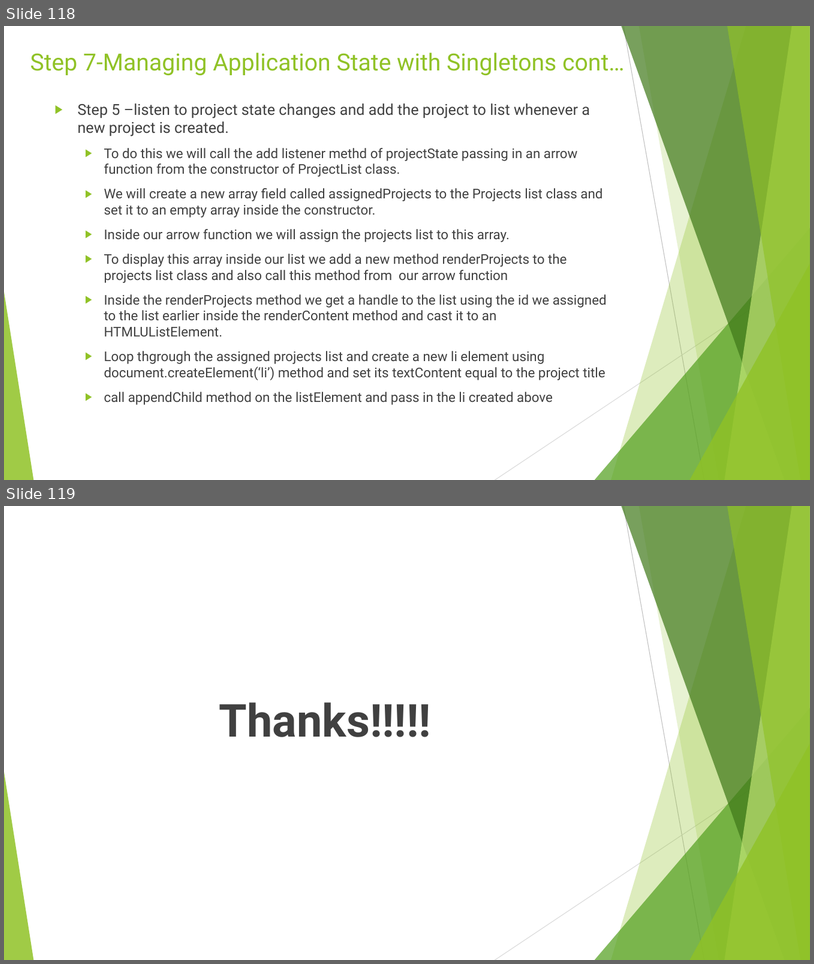
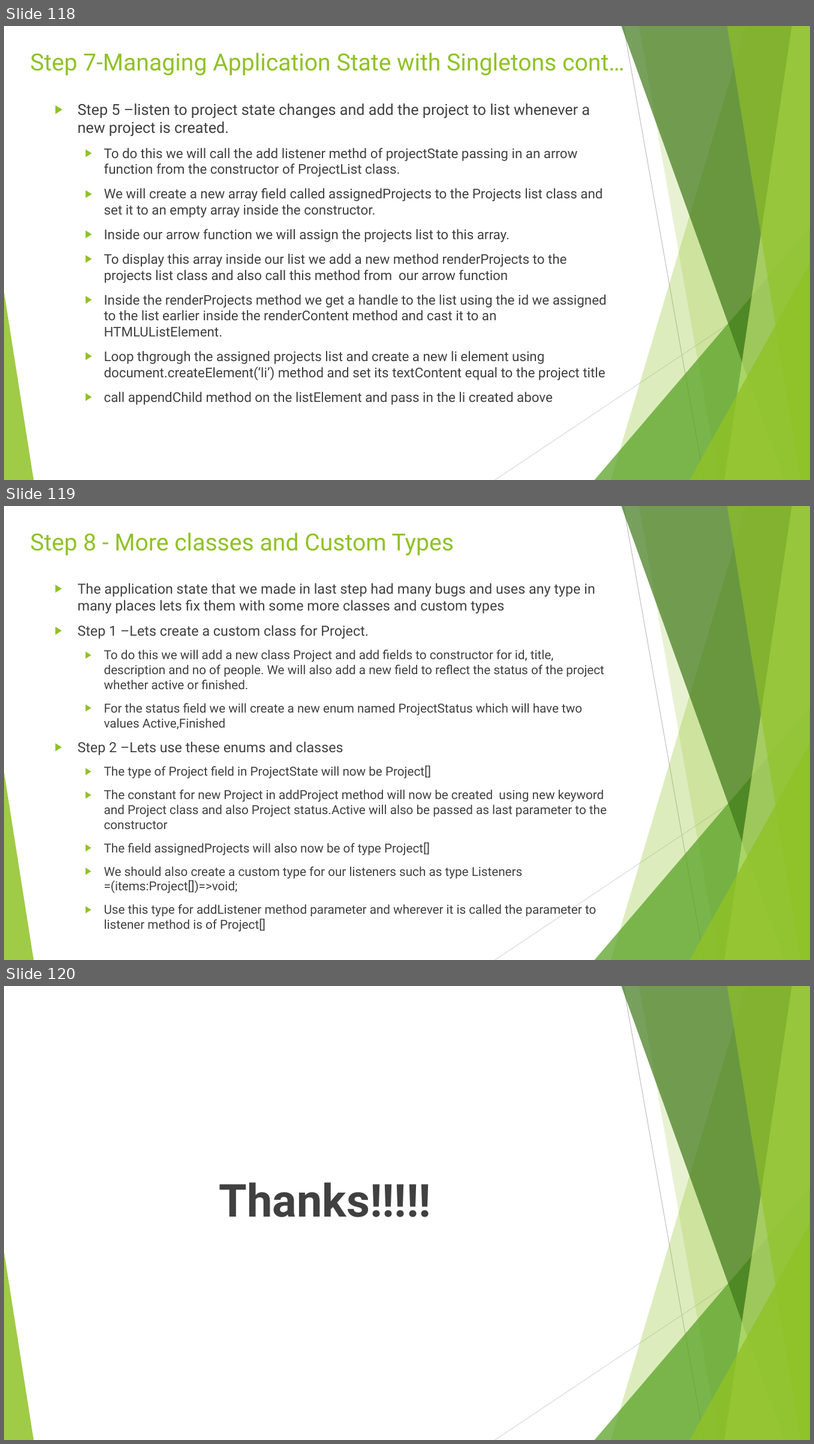
Before and after one commit to rudhrainfogain/TypeScript, a slide deck: PPT/TypeScriptv9.pptx. Shown one above the other, each under a label of ours: slides 118 and 119 before the commit, slides 118, 119 and 120 after it. The pictures are 814x964 and 814x1444 pixels, drawn with LibreOffice and Linux fonts; fonts in the diff are those of the drawing. Boxes give left, top, right and bottom in pixels: in the first picture for what was removed or moved away, otherwise in the second. Text is boxed around its words. In the diff, an @@ line names an element or a change of style, - is before the commit and + after.

Commit message:
Step 8 - More classes and Custom Types

```diff
--- a/PPT/TypeScriptv9.pptx
+++ b/PPT/TypeScriptv9.pptx
@@ slide 119 added at (x1=4, y1=506, x2=810, y2=960), background #FFFFFF; not listed: 10 template elements that a slide beside it also shows @@
@@ title added at (x1=30, y1=532, x2=454, y2=556), 28 pt, text #90C226 @@
+Step 8 - More classes and Custom Types
@@ text added at (x1=78, y1=583, x2=607, y2=931), 14.8 pt, text #404040 @@
+▶ The application state that we made in last step had many bugs and uses any type in many places lets fix them with some more classes and custom types
+▶ Step 1 –Lets create a custom class for Project.
+  ▶ To do this we will add a new class Project and add fields to constructor for id, title, description and no of people. We will also add a new field to reflect the status of the project whether active or finished.
+  ▶ For the status field we will create a new enum named ProjectStatus which will have two values Active,Finished
+▶ Step 2 –Lets use these enums and classes
+  ▶ The type of Project field in ProjectState will now be Project[]
+  ▶ The constant for new Project in addProject method will now be created using new keyword and Project class and also Project status.Active will also be passed as last parameter to the constructor
+  ▶ The field assignedProjects will also now be of type Project[]
+  ▶ We should also create a custom type for our listeners such as type Listeners =(items:Project[])=>void;
+  ▶ Use this type for addListener method parameter and wherever it is called the parameter to listener method is of Project[]
@@ what was slide 119 is now slide 120 @@
```
Also in this commit, not shown: 2 other files.
